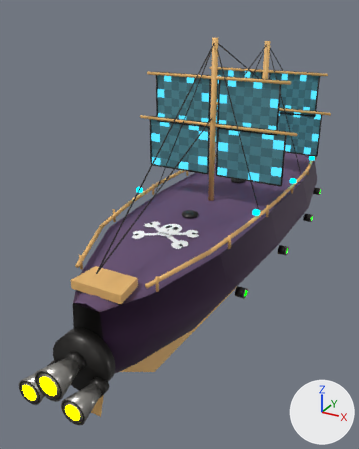
Before and after pictures for a commit that changed the glTF model ThoriumGap_JS/models/Ship_Pirate_8.glb.
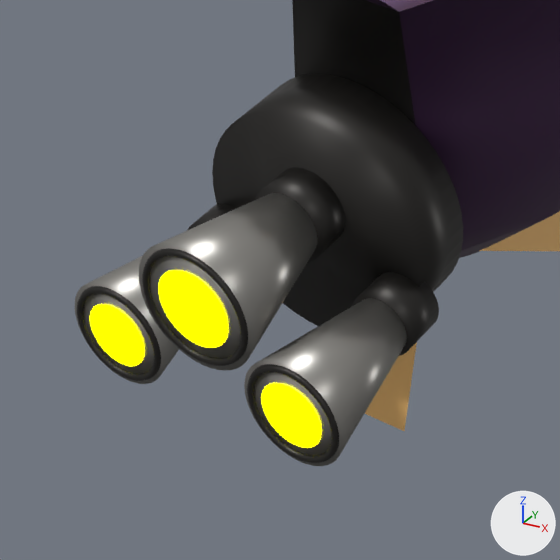
The first picture shows the older version from a 50 mm camera at (2.28, -5.71, 2.67) aimed at (-0.56, -0.54, 0.08). The close-ups show the older and then the newer version on the part from 0% to 39% of the width and 69% to 100% of the height of that picture. Only the edits that show in the close-ups are written down. Arrows for +X, +Y and +Z are at lower right; the lights stay in place. Where no turn or scale is listed for an object, it has been applied to the vertices.

Objects in the first close-up: 'EngineBell_CenterUpper_IronRocketNozzle', 'EngineBell_PortLower_IronRocketNozzle', 'EngineBell_StarboardLower_IronRocketNozzle', 'EngineDeck_AftTransomArmoredMount', 'EngineEmitter', 'EngineLip_CenterUpper_DarkRim', 'EngineLip_PortLower_DarkRim', 'EngineLip_StarboardLower_DarkRim', 'EngineThroat_CenterUpper_BlackSocket', 'EngineThroat_StarboardLower_BlackSocket', 'Hull_MetalSailingShipBody', 'Rudder_SternSpaceRudder' and 2 more.
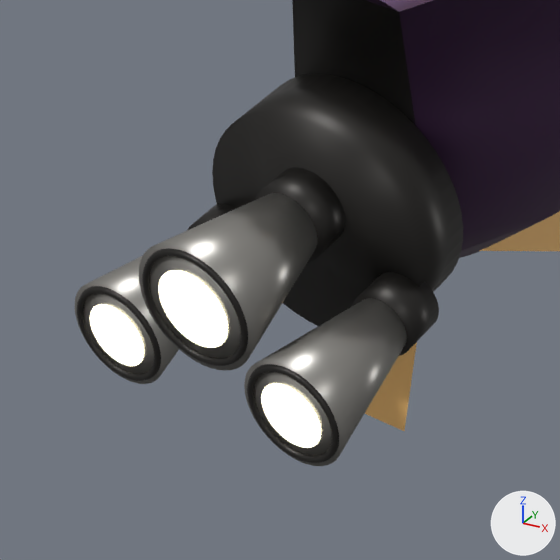
The change, as JSON lines over the scene's bpy script:
```json
{"op": "set", "path": "mat_engineglow.emission_color", "old": "(1.0, 1.0, 0.0)", "new": "(0.62, 0.57, 0.4)", "note": "yellow #ffff00 -> beige #cec7aa"}
```

Where the change shows, as pixel boxes [x1, y1, x2, y2] in the close-ups (560 x 560 px):
```json
{"object": "EngineEmitter", "change": "recoloured", "before": [90, 270, 321, 448], "after": [90, 270, 321, 448], "on screen": "yellow to beige"}
```
